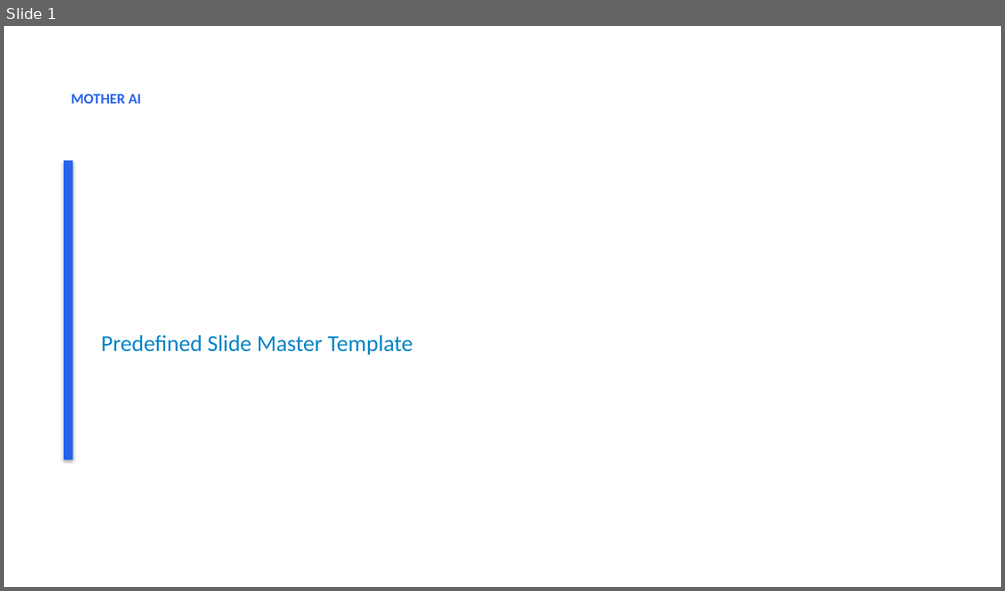
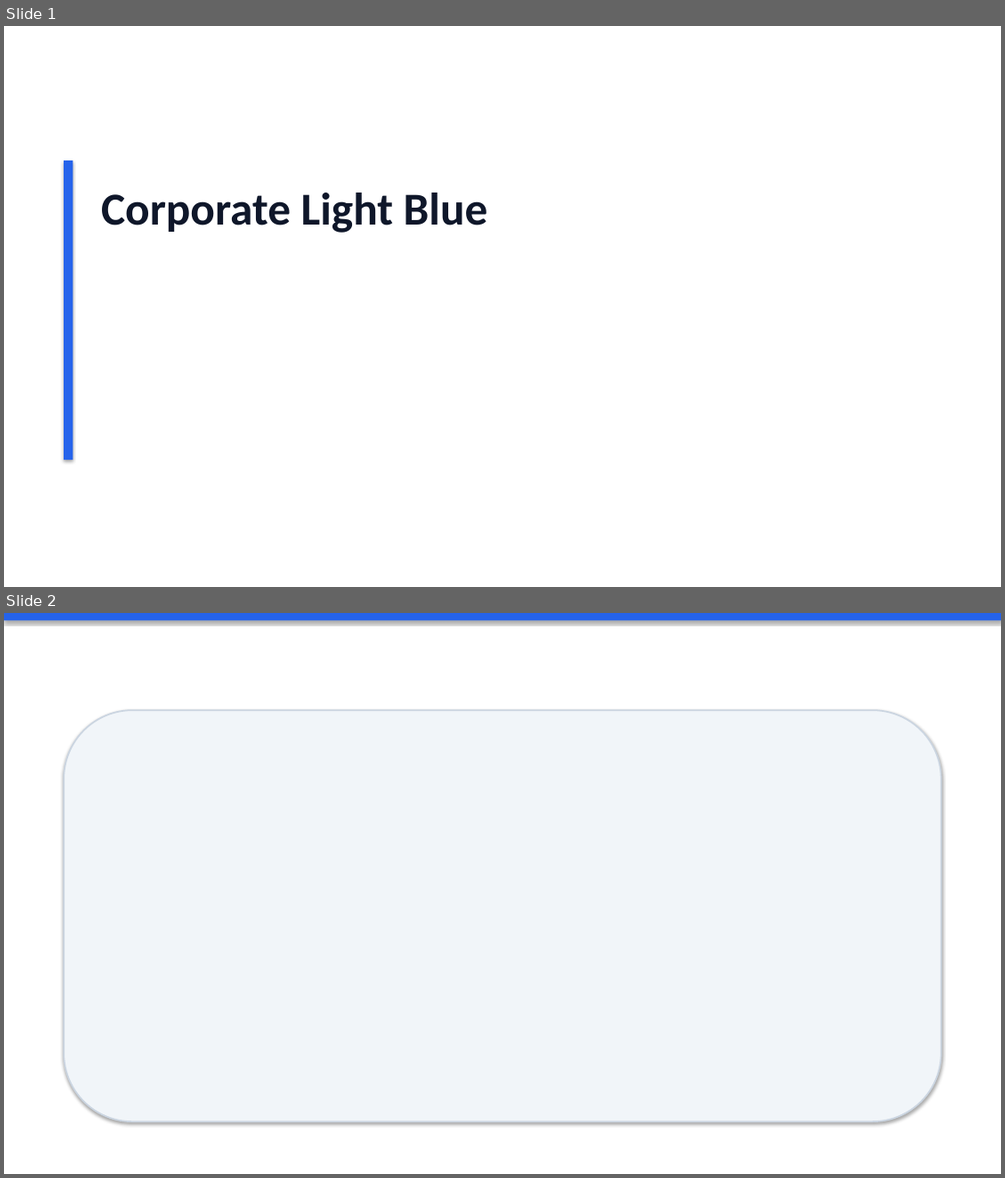
Before and after one commit to mrparihar08/MOTHER, a slide deck: templates/corporate_light.pptx. Shown one above the other, each under a label of ours: slide 1 before the commit, slides 1 and 2 after it. The pictures are 1005x591 and 1005x1178 pixels, drawn with LibreOffice and Linux fonts; fonts in the diff are those of the drawing. Boxes give left, top, right and bottom in pixels: in the first picture for what was removed or moved away, otherwise in the second. Text is boxed around its words. In the diff, an @@ line names an element or a change of style, - is before the commit and + after.

```diff
--- a/templates/corporate_light.pptx
+++ b/templates/corporate_light.pptx
@@ slide 2 added at <box>4,613,1001,1174</box>, background #FFFFFF @@
@@ rectangle added at <box>4,613,1001,1174</box>, fill #FFFFFF @@
@@ rectangle added at <box>4,613,1001,620</box>, fill #2563EB @@
@@ rounded rectangle added at <box>64,710,941,1121</box>, fill #F1F5F9, outline #CBD5E1 1.5 pt @@
@@ slide 1 changed as well @@
@@ text removed at <box>71,94,141,103</box> @@
-MOTHER AI
@@ text added at <box>101,192,488,232</box>, 44 pt, text #0F172A, bold @@
+Corporate Light Blue
@@ text removed at <box>101,335,413,354</box> @@
-Predefined Slide Master Template
```
Also in this commit, not shown: 1 slide removed, 29 other files.
